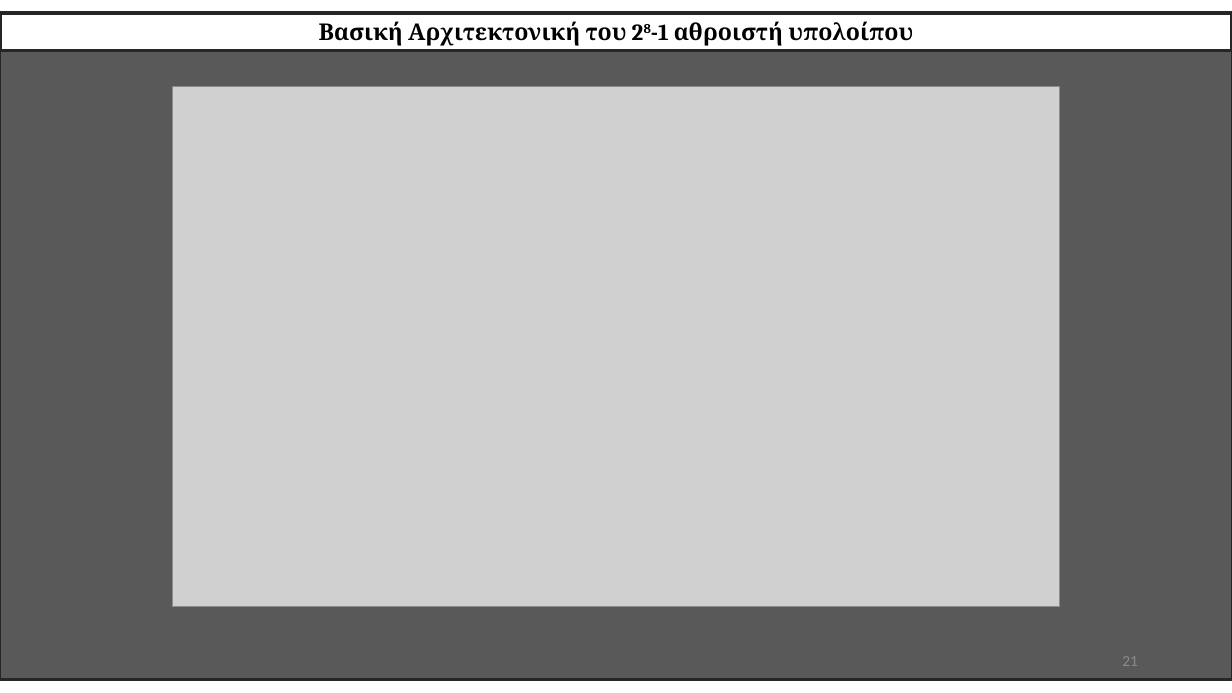
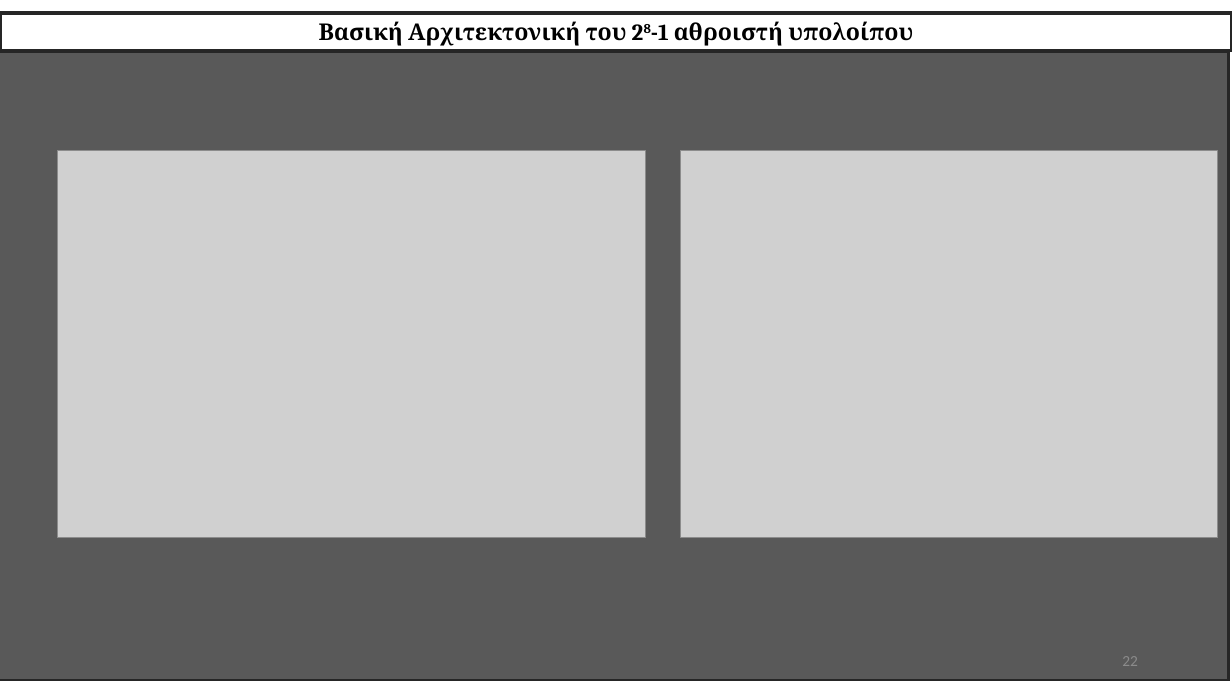
Before and after one commit to vassilas/THESIS_DOC, a slide deck: slide 22 of Presentation/Presentation.pptx (slide 21 before the commit). Drawn at 1232x693 pixels with LibreOffice and Linux fonts; fonts in the diff are those of the drawing; grey boxes stand for pictures. Boxes give left, top, right and bottom in pixels: in the first picture for what was removed or moved away, otherwise in the second. Text is boxed around its words. In the diff, an @@ line names an element or a change of style, - is before the commit and + after.

```diff
--- a/Presentation/Presentation.pptx
+++ b/Presentation/Presentation.pptx
@@ picture: place and size @@
-picture at box(172, 87, 1060, 607)
+picture at box(57, 151, 646, 537)
@@ picture added at box(681, 151, 1218, 537) @@
@@ page number at box(1122, 656, 1138, 666): text changed @@
-21
+22
```
Also in this commit, not shown: 9 other slides changed, 3 slides added, 12 other files.
